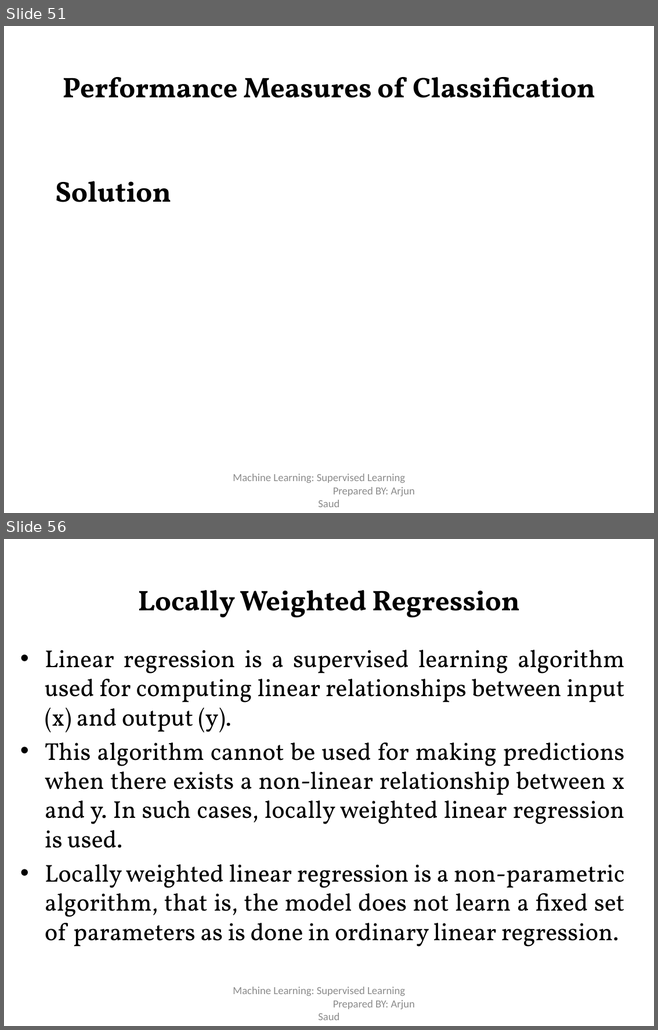
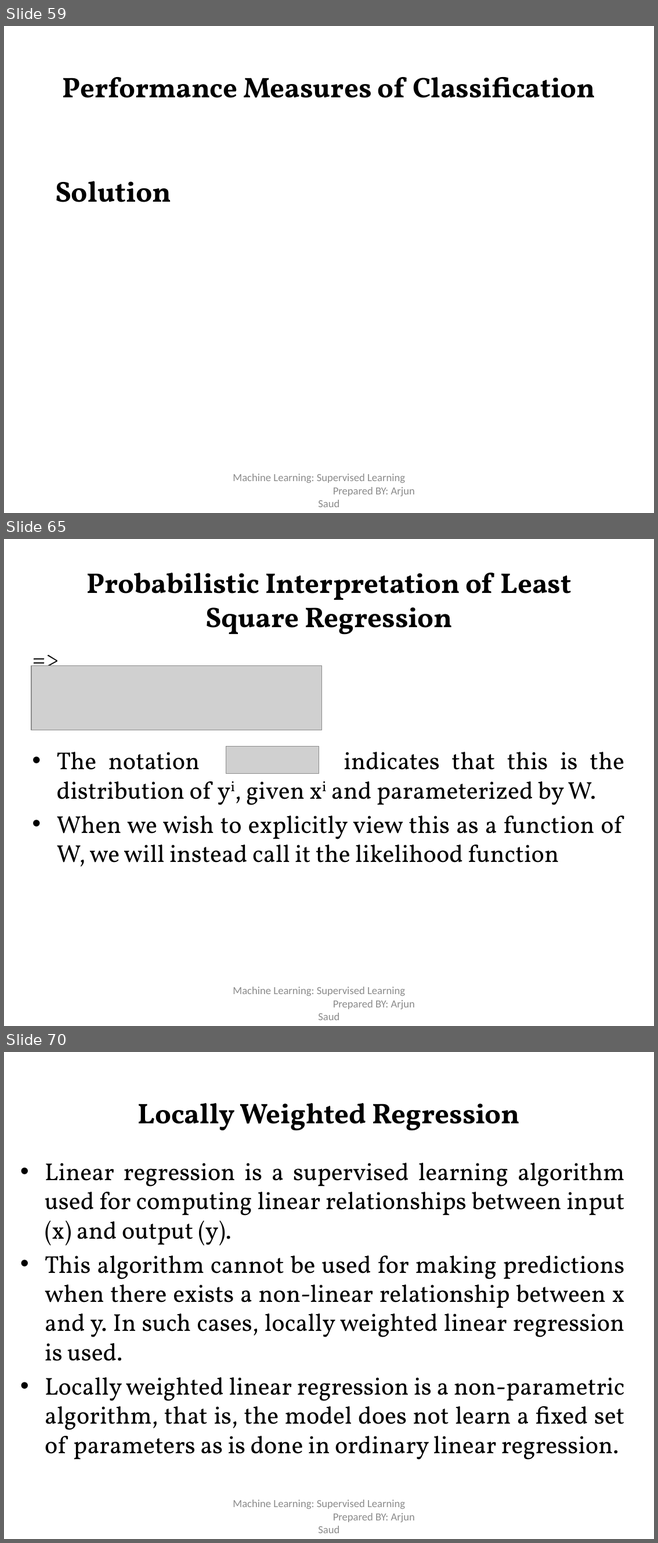
Before and after one commit to risav55/notes, a slide deck: Second Semester/ML/Unit -2 Supervised Learning.pptx. Shown one above the other, each under a label of ours: slides 51 and 56 before the commit, slides 59, 65 and 70 after it; the slides between them are not shown. The pictures are 658x1030 and 658x1543 pixels, drawn with LibreOffice and Linux fonts; fonts in the diff are those of the drawing; grey boxes stand for pictures. Boxes give left, top, right and bottom in pixels: in the first picture for what was removed or moved away, otherwise in the second. Text is boxed around its words. In the diff, an @@ line names an element or a change of style, - is before the commit and + after.

```diff
--- a/Second Semester/ML/Unit -2 Supervised Learning.pptx
+++ b/Second Semester/ML/Unit -2 Supervised Learning.pptx
@@ slide 65 added at (4,539,654,1026), background #FFFFFF @@
@@ title added at (86,573,571,635), 31.5 pt, text #000000, bold @@
+Probabilistic Interpretation of Least Square Regression
@@ picture added at (31,665,322,730) @@
@@ picture added at (226,747,319,773) @@
@@ text added at (57,752,624,867), 27 pt, text #000000 @@
+=>
+• The notation indicates that this is the distribution of yi, given xi and parameterized by W.
+• When we wish to explicitly view this as a function of W, we will instead call it the likelihood function
@@ text added at (233,987,415,1020), 12 pt, text #8C8C8C @@
+Machine Learning: Supervised Learning Prepared BY: Arjun Saud
@@ what was slide 51 is now slide 59 @@
@@ what was slide 56 is now slide 70 @@
```
Also in this commit, not shown: 6 slides changed, 13 other slides added, 5 other files.
